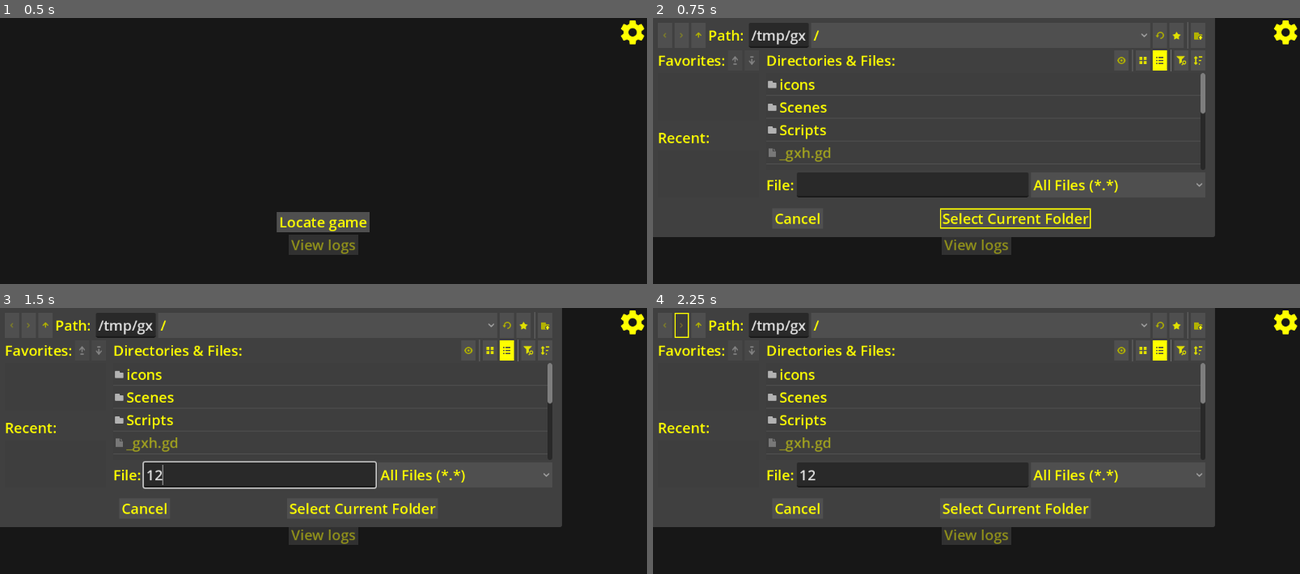
Above: before the commit, frames 1-4 (two rows, left to right).
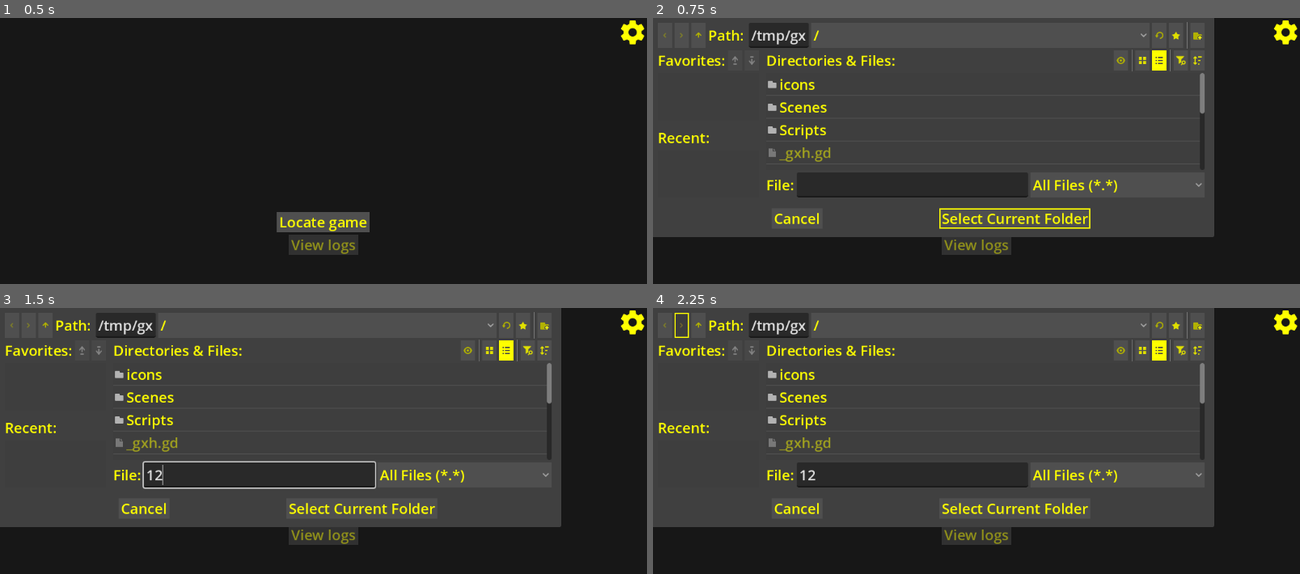
Above: after the commit, the same moments.

Repository: l1chorpe/cyberpunk-log-viewer-pe
Game: Godot game, scene res://Scenes/main_window.tscn
Two runs of this game, one before a commit and one after it. Both use one fixed random seed, a clock stepped at 60 frames per second and the inputs below.
Inputs (mouse positions are in pixels of both pictures, inside the frame that each line leads up to):
- Up to frame 1 (0.5 s): no input
- Up to frame 2 (0.75 s): click "Locate game" at 0.5 s
- Up to frame 3 (1.5 s): click (258, 475) at 1.27 s; type "12" at 1.35 s
- Up to frame 4 (2.25 s): click (678, 326) at 2 s

Frame 1 is identical in both runs. In frame 2, 1.0% of the frame differs, in the area x 18-87%, y 0-83%; in frame 3, 1.0%; in frame 4, 1.0%.

Commit message:
fix: licenses are now displayed with a top margin for the back button, and side margins

Diff:
--- a/Scenes/license_window.tscn
+++ b/Scenes/license_window.tscn
@@ -20,21 +20,32 @@
 theme = ExtResource("1_eh63x")
 script = ExtResource("1_c5s3e")
 
-[node name="RichTextLabel" type="RichTextLabel" parent="."]
+[node name="VBoxContainer" type="VBoxContainer" parent="."]
 layout_mode = 1
 anchors_preset = 15
 anchor_right = 1.0
 anchor_bottom = 1.0
 grow_horizontal = 2
 grow_vertical = 2
+
+[node name="BackButton" type="TextureButton" parent="VBoxContainer"]
+unique_name_in_owner = true
+layout_mode = 2
+texture_normal = ExtResource("2_ipvo1")
+texture_pressed = ExtResource("4_uaxie")
+texture_hover = ExtResource("5_c2h44")
+
+[node name="MarginContainer" type="MarginContainer" parent="VBoxContainer"]
+layout_mode = 2
+size_flags_vertical = 3
+theme_override_constants/margin_left = 4
+theme_override_constants/margin_right = 4
+theme_override_constants/margin_bottom = 4
+
+[node name="LicenseText" type="RichTextLabel" parent="VBoxContainer/MarginContainer"]
+unique_name_in_owner = true
+layout_mode = 2
+size_flags_vertical = 3
 focus_mode = 2
 theme_override_fonts/normal_font = SubResource("SystemFont_eh63x")
 selection_enabled = true
-
-[node name="BackButton" type="TextureButton" parent="."]
-layout_mode = 0
-offset_right = 48.0
-offset_bottom = 48.0
-texture_normal = ExtResource("2_ipvo1")
-texture_pressed = ExtResource("4_uaxie")
-texture_hover = ExtResource("5_c2h44")
--- a/Scripts/license_window.gd
+++ b/Scripts/license_window.gd
@@ -5,11 +5,11 @@
 
 
 func _ready() -> void:
-    $BackButton.pressed.connect(request_settings_window.emit)
+    %BackButton.pressed.connect(request_settings_window.emit)
 
 func load_icon_license() -> void:
-    $RichTextLabel.text = \
+    %LicenseText.text = \
             FileAccess.open("res://icons/license.txt", FileAccess.READ).get_as_text()
 
 func load_godot_license() -> void:
-    $RichTextLabel.text = Engine.get_license_text()
+    %LicenseText.text = Engine.get_license_text()
